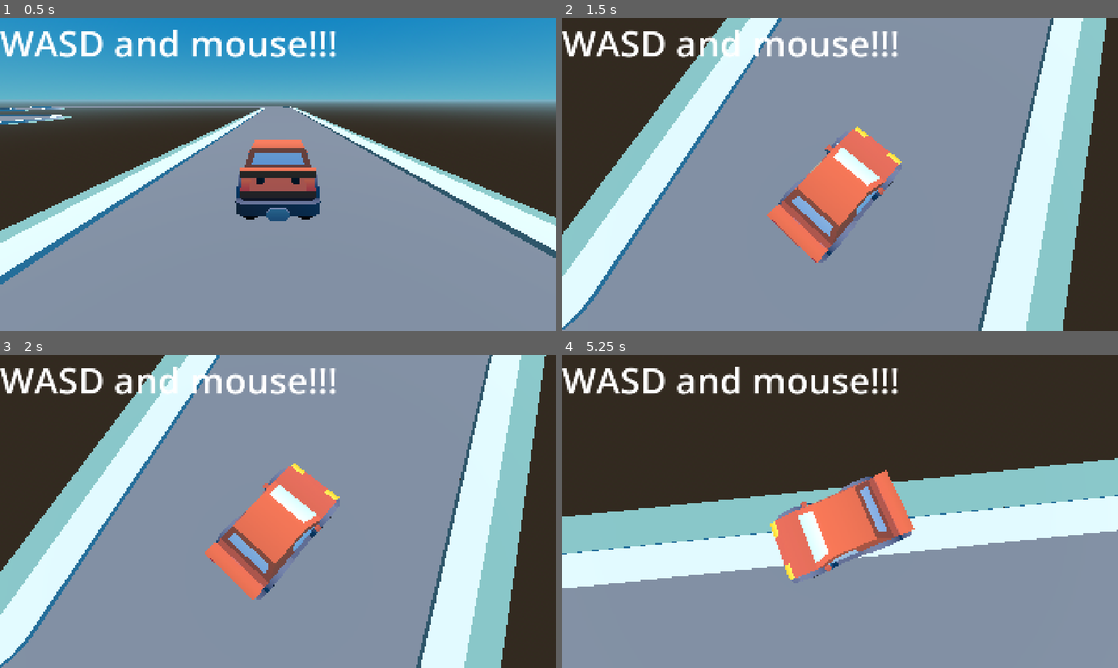
Above: before the commit, frames 1-4 (two rows, left to right).
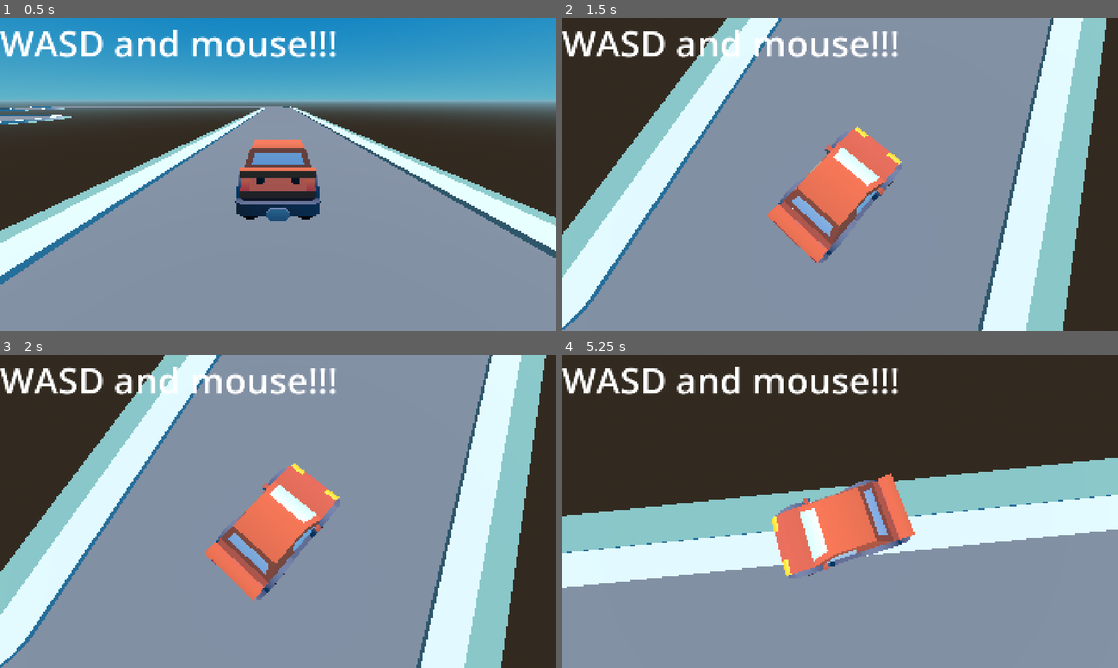
Above: after the commit, the same moments.

Repository: akanksh-ch/kar-game
Game: Godot game, scene res://Scenes/main.tscn
Two runs of this game, one before a commit and one after it. Both use one fixed random seed, a clock stepped at 60 frames per second and the inputs below.
Inputs (mouse positions are in pixels of both pictures, inside the frame that each line leads up to):
- Up to frame 1 (0.5 s): no input
- Up to frame 2 (1.5 s): move the mouse to (962, 158) at 0.52 s; hold D (Right) 0.53-1.28 s; hold W (Gas) 0.53-1.28 s; move the mouse to (728, 190) at 1.27 s; hold S (Brake) from 1.28 s (still down); tap W (Gas) at 1.35 s
- Up to frame 3 (2 s): keep holding S (Brake)
- Up to frame 4 (5.25 s): move the mouse to (895, 442) at 2.02 s; release S (Brake) at 2.03 s; hold W (Gas) 2.03-2.78 s; hold D (Right) 2.03-3.53 s; move the mouse to (812, 574) at 2.77 s; tap W (Gas) at 2.85, 4.35 s; move the mouse to (1006, 558) at 3.52 s; hold W (Gas) 3.53-4.28 s; hold A (Left) 3.53-5.03 s; move the mouse to (673, 464) at 4.27 s; move the mouse to (867, 511) at 5.02 s; hold S (Brake) from 5.03 s (still down); hold W (Gas) from 5.03 s (still down)

Frame 1 is identical in both runs. In frame 2, 0.2% of the frame differs, in the area x 0-95%, y 0-100%; in frame 3, 0.2%; in frame 4, 2.1%, in the area x 0-100%, y 32-75%.

Commit message:
Tried adding power curve, relationship between neutons force of acceleration vs speed

Diff:
--- a/Scenes/main.tscn
+++ b/Scenes/main.tscn
@@ -2,6 +2,7 @@
 
 [ext_resource type="PackedScene" uid="uid://cfvc13vkwj0ce" path="res://Scenes/level_1.tscn" id="1_bo1nx"]
 [ext_resource type="PackedScene" uid="uid://cmxvlkqpwt4ea" path="res://Scenes/kar.tscn" id="2_8gbba"]
+[ext_resource type="Curve" uid="uid://c6pvxmy0c1pvn" path="res://Scenes/power_curve.tres" id="3_8gbba"]
 
 [sub_resource type="ProceduralSkyMaterial" id="ProceduralSkyMaterial_3gngh"]
 sky_top_color = Color(0, 0.46696, 0.75728357, 1)
@@ -27,6 +28,7 @@
 
 [node name="Kar" parent="." unique_id=898085786 instance=ExtResource("2_8gbba")]
 transform = Transform3D(1, 0, 0, 0, 1, 0, 0, 0, 1, -14.733442, 0.33, 2.7504096)
+power_curve = ExtResource("3_8gbba")
 
 [node name="Label" type="Label" parent="." unique_id=2003015546]
 offset_right = 150.0
--- /dev/null
+++ b/Scenes/power_curve.tres
@@ -0,0 +1,5 @@
+[gd_resource type="Curve" format=3 uid="uid://c6pvxmy0c1pvn"]
+
+[resource]
+_data = [Vector2(0, 1), 0.0, -0.08687658, 0, 0, Vector2(1, 0), -2.3080678, 0.0, 0, 0]
+point_count = 2
--- a/Scripts/kar.gd
+++ b/Scripts/kar.gd
@@ -7,6 +7,10 @@
 @export var front_wheel_grip = 1.5
 @export var back_wheel_grip = 1.125
 @export var back_drift_grip = 0.75
+
+@export var max_speed = 20
+
+@export var power_curve: Curve
 
 # Configuration
 func _ready() -> void:
@@ -39,7 +43,7 @@
 
 	# Set gas
 	if Input.is_action_pressed("Gas"):
-		engine_force = Input.get_action_strength("Gas") * EngineForce
+		engine_force = Input.get_action_strength("Gas") * EngineForce * (power_curve.sample_baked(linear_velocity.length() / max_speed))
 
 	# Reset gas
 	elif Input.is_action_just_released("Gas"):
@@ -70,4 +74,5 @@
 		$wheel_front_right.set_brake(0)
 
 	#print(engine_force)
-	print($wheel_back_left.get_skidinfo(), ", ", $wheel_back_right.get_skidinfo(), ", ", $wheel_front_left.get_skidinfo(), ", ", $wheel_front_right.get_skidinfo())
+	#print($wheel_back_left.get_skidinfo(), ", ", $wheel_back_right.get_skidinfo(), ", ", $wheel_front_left.get_skidinfo(), ", ", $wheel_front_right.get_skidinfo())
+	print(linear_velocity)
